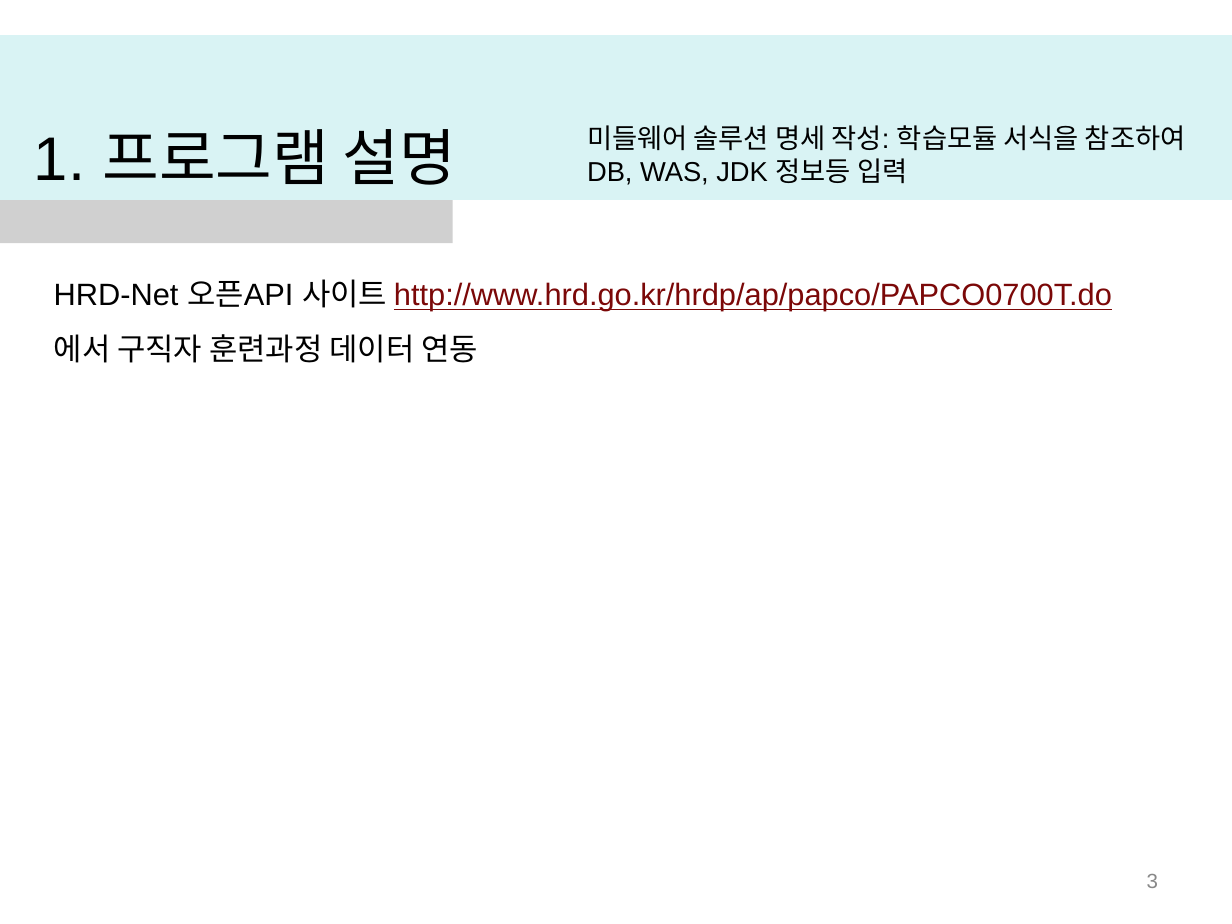
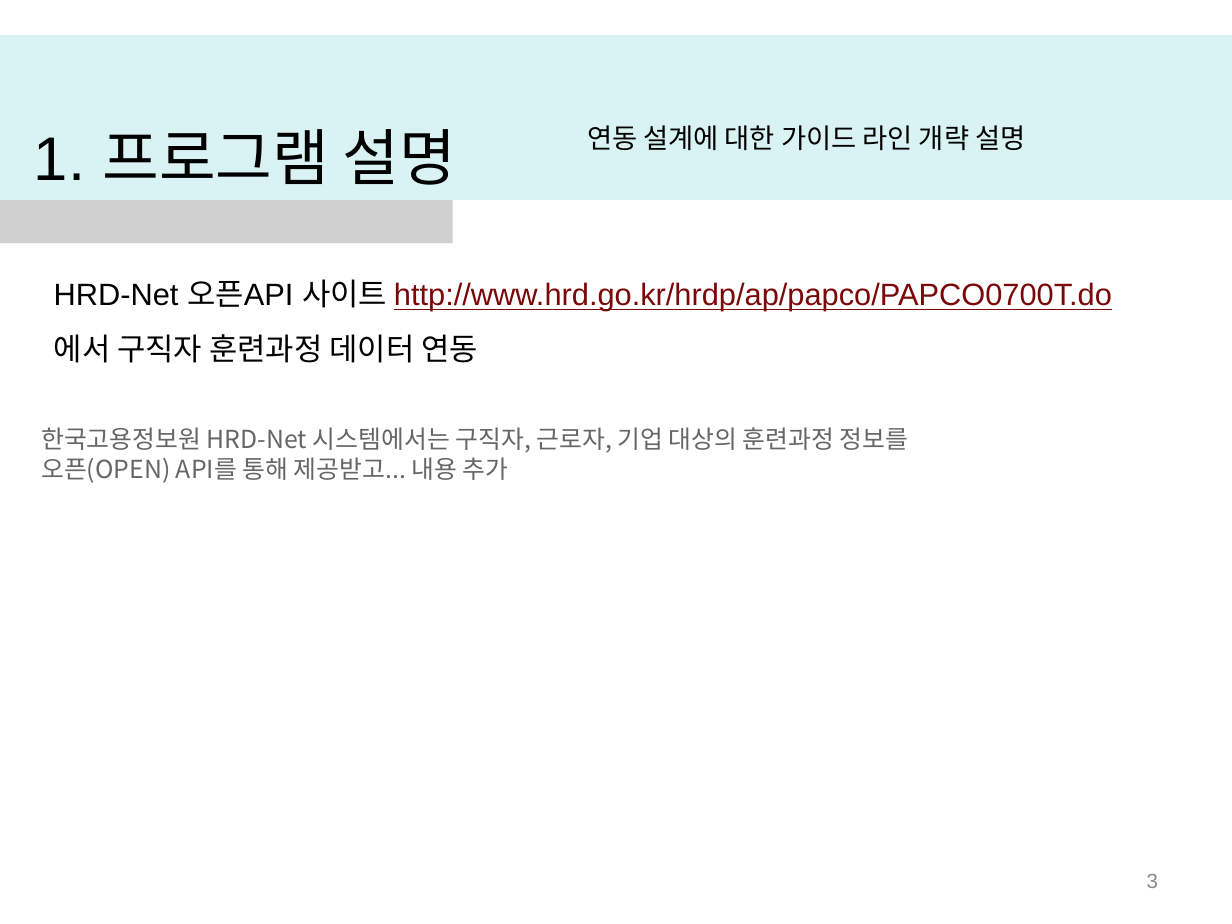
Before and after one commit to miniplugin/human, a slide deck: slide 3 of git_img/develop_report.pptx. Drawn at 1232x924 pixels with LibreOffice and Linux fonts; fonts in the diff are those of the drawing; grey boxes stand for pictures; background and template pictures are left out. Boxes give left, top, right and bottom in pixels: in the first picture for what was removed or moved away, otherwise in the second. Text is boxed around its words. In the diff, an @@ line names an element or a change of style, - is before the commit and + after.

```diff
--- a/git_img/develop_report.pptx
+++ b/git_img/develop_report.pptx
@@ text at box(587, 125, 1025, 151): text changed @@
-미들웨어 솔루션 명세 작성: 학습모듈 서식을 참조하여 DB, WAS, JDK 정보등 입력
+연동 설계에 대한 가이드 라인 개략 설명
@@ text at box(41, 427, 909, 483): paragraph added @@
+한국고용정보원 HRD-Net 시스템에서는 구직자, 근로자, 기업 대상의 훈련과정 정보를 오픈(OPEN) API를 통해 제공받고... 내용 추가
```
Also in this commit, not shown: 4 other slides changed, 1 slide added, 3 slides removed.
